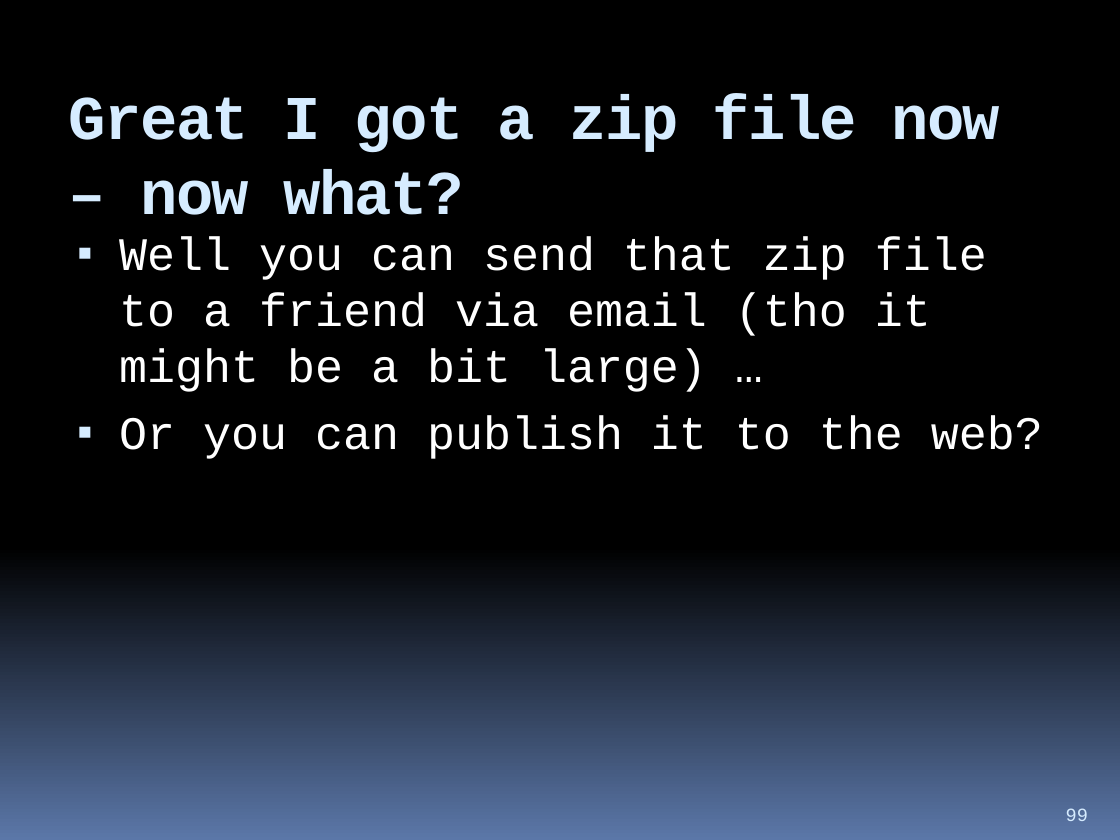
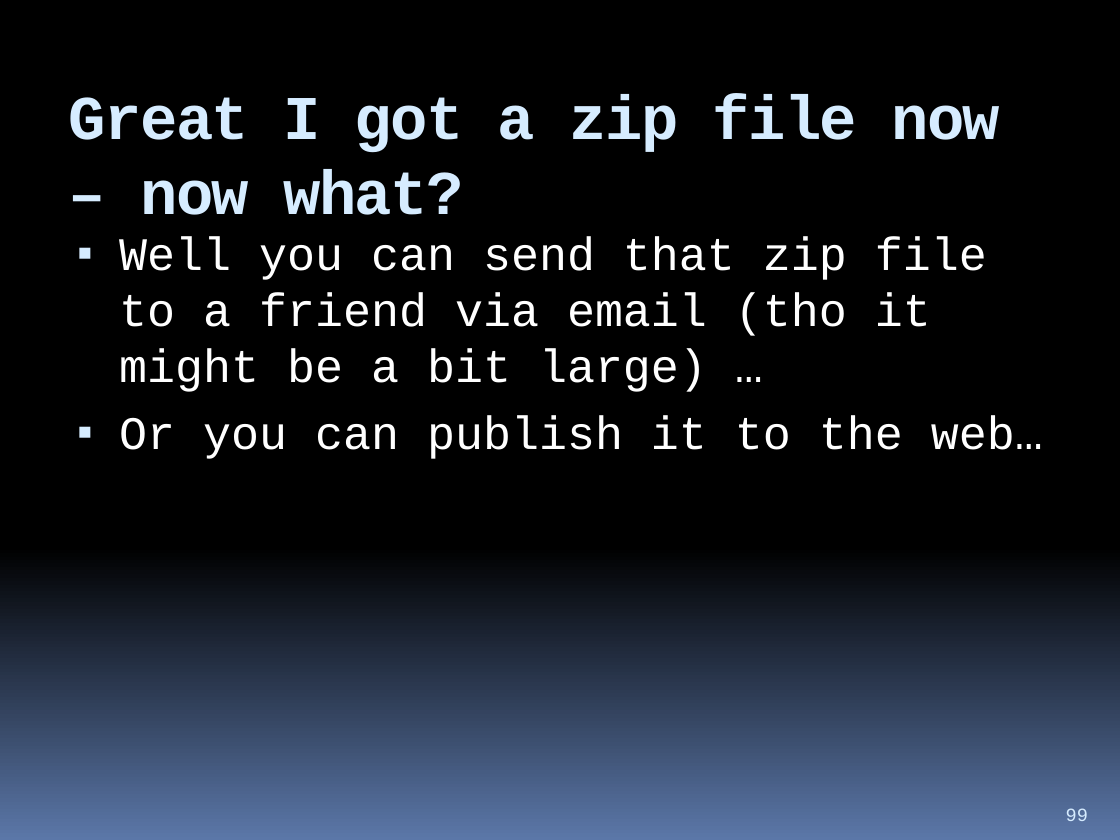
Before and after one commit to hchan/comp2613, a slide deck: slide 99 of coursePresentation.pptx. Drawn at 1120x840 pixels with LibreOffice and Linux fonts; fonts in the diff are those of the drawing. Boxes give left, top, right and bottom in pixels: in the first picture for what was removed or moved away, otherwise in the second. Text is boxed around its words. In the diff, an @@ line names an element or a change of style, - is before the commit and + after.

```diff
--- a/coursePresentation.pptx
+++ b/coursePresentation.pptx
@@ text at (119, 416, 1043, 459): text changed @@
-▪ Or you can publish it to the web?
+▪ Or you can publish it to the web…
```
Also in this commit, not shown: 3 other slides changed, 1 slide added, 1 other file.
